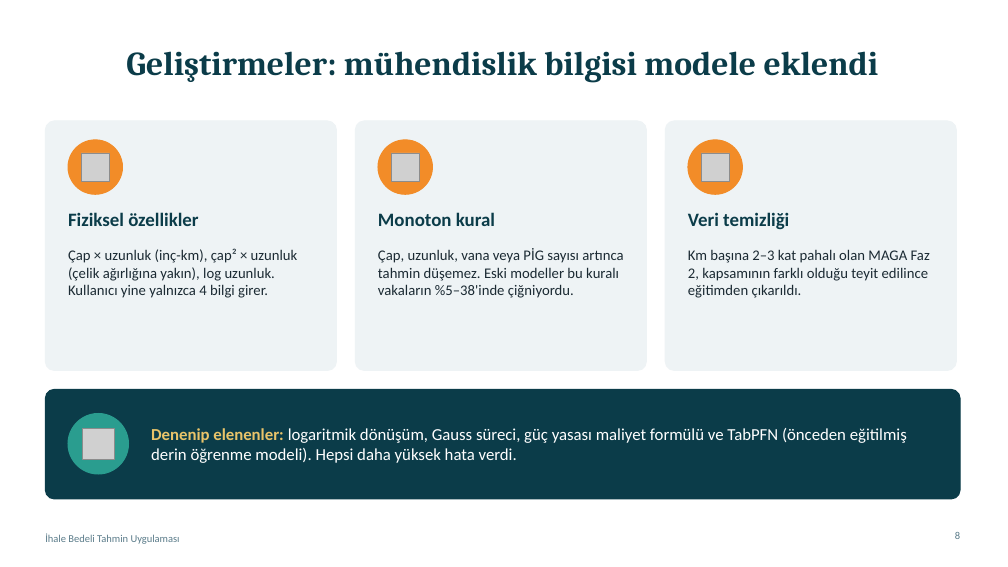
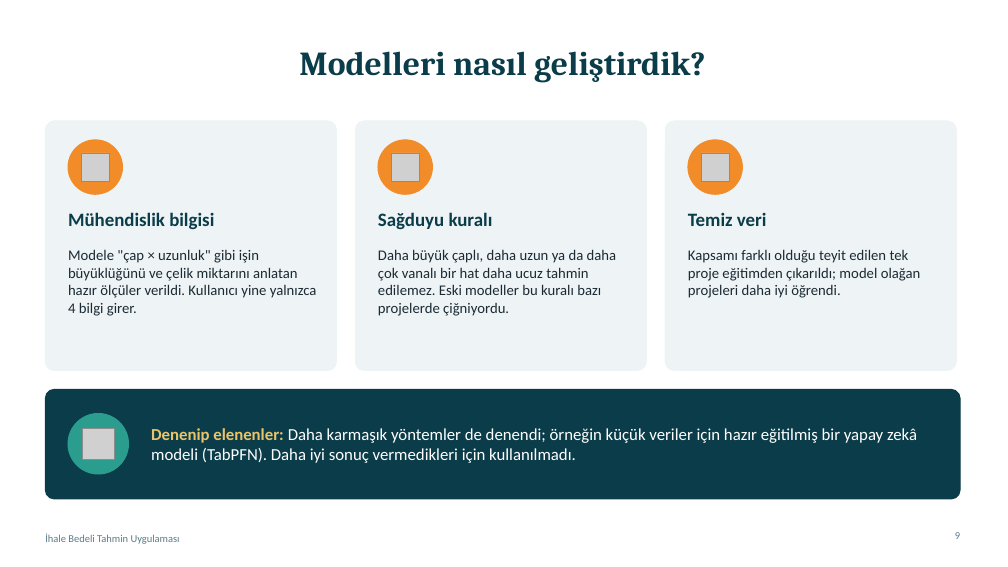
Before and after one commit to furkanatlan/ihale_tahmin, a slide deck: slide 9 of sunum/ihale_tahmin_sunumu.pptx (slide 8 before the commit). Drawn at 1008x567 pixels with LibreOffice and Linux fonts; fonts in the diff are those of the drawing; grey boxes stand for pictures. Boxes give left, top, right and bottom in pixels: in the first picture for what was removed or moved away, otherwise in the second. Text is boxed around its words. In the diff, an @@ line names an element or a change of style, - is before the commit and + after.

```diff
--- a/sunum/ihale_tahmin_sunumu.pptx
+++ b/sunum/ihale_tahmin_sunumu.pptx
@@ title at [299, 51, 706, 83]: text changed @@
-Geliştirmeler: mühendislik bilgisi modele eklendi
+Modelleri nasıl geliştirdik?
@@ text at [68, 212, 214, 229]: text changed @@
-Fiziksel özellikler
+Mühendislik bilgisi
@@ text at [378, 212, 493, 230]: text changed @@
-Monoton kural
+Sağduyu kuralı
@@ text at [688, 212, 767, 226]: text changed @@
-Veri temizliği
+Temiz veri
@@ text at [68, 249, 317, 316]: text changed @@
-Çap × uzunluk (inç-km), çap² × uzunluk (çelik ağırlığına yakın), log uzunluk. Kullanıcı yine yalnızca 4 bilgi girer.
+Modele "çap × uzunluk" gibi işin büyüklüğünü ve çelik miktarını anlatan hazır ölçüler verildi. Kullanıcı yine yalnızca 4 bilgi girer.
@@ text at [378, 249, 617, 316]: text changed @@
-Çap, uzunluk, vana veya PİG sayısı artınca tahmin düşemez. Eski modeller bu kuralı vakaların %5–38'inde çiğniyordu.
+Daha büyük çaplı, daha uzun ya da daha çok vanalı bir hat daha ucuz tahmin edilemez. Eski modeller bu kuralı bazı projelerde çiğniyordu.
@@ text at [688, 249, 921, 298]: text changed @@
-Km başına 2–3 kat pahalı olan MAGA Faz 2, kapsamının farklı olduğu teyit edilince eğitimden çıkarıldı.
+Kapsamı farklı olduğu teyit edilen tek proje eğitimden çıkarıldı; model olağan projeleri daha iyi öğrendi.
@@ text at [151, 428, 917, 463]: text changed @@
-Denenip elenenler: logaritmik dönüşüm, Gauss süreci, güç yasası maliyet formülü ve TabPFN (önceden eğitilmiş derin öğrenme modeli). Hepsi daha yüksek hata verdi.
+Denenip elenenler: Daha karmaşık yöntemler de denendi; örneğin küçük veriler için hazır eğitilmiş bir yapay zekâ modeli (TabPFN). Daha iyi sonuç vermedikleri için kullanılmadı.
```
Also in this commit, not shown: 7 other slides changed, 3 slides added, 1 slide removed.
